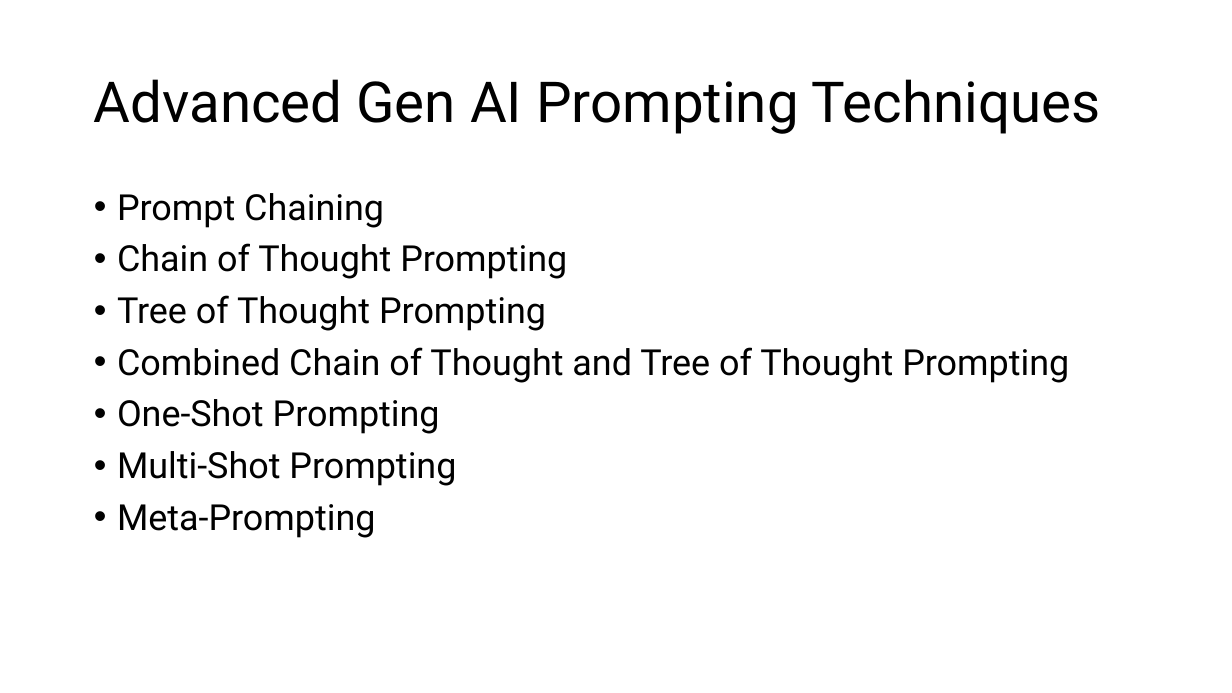
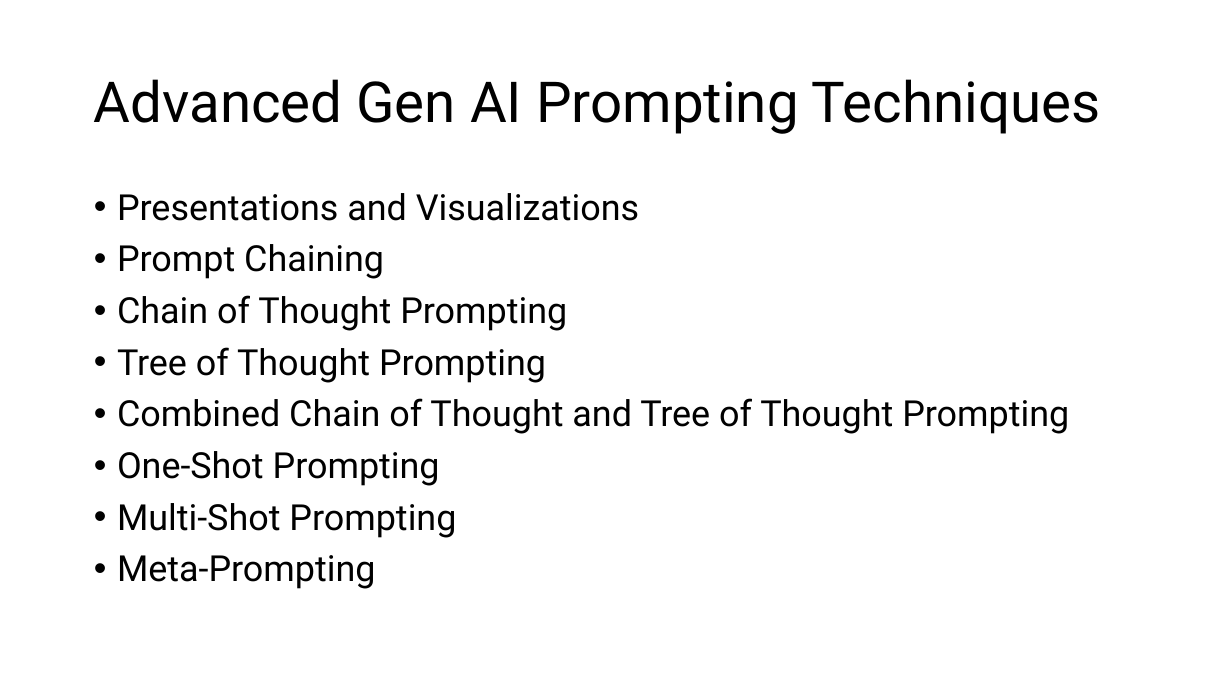
Before and after one commit to ericburcham/prompt-engineering, a slide deck: slide 21 of presentation/presentation.pptx (slide 38 before the commit). Drawn at 1232x693 pixels with LibreOffice and Linux fonts; fonts in the diff are those of the drawing. Boxes give left, top, right and bottom in pixels: in the first picture for what was removed or moved away, otherwise in the second. Text is boxed around its words. In the diff, an @@ line names an element or a change of style, - is before the commit and + after.

```diff
--- a/presentation/presentation.pptx
+++ b/presentation/presentation.pptx
@@ text at (x1=117, y1=193, x2=639, y2=221): paragraph added @@
+• Presentations and Visualizations
```
Also in this commit, not shown: 4 other slides changed, 1 slide added, 17 slides removed, 1 other file.
